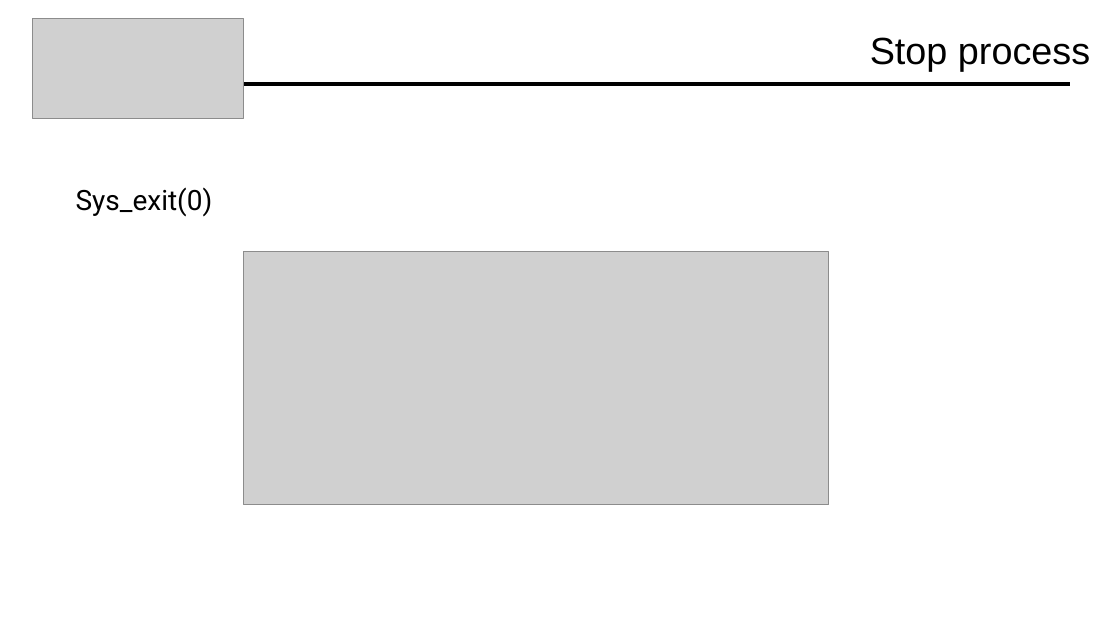
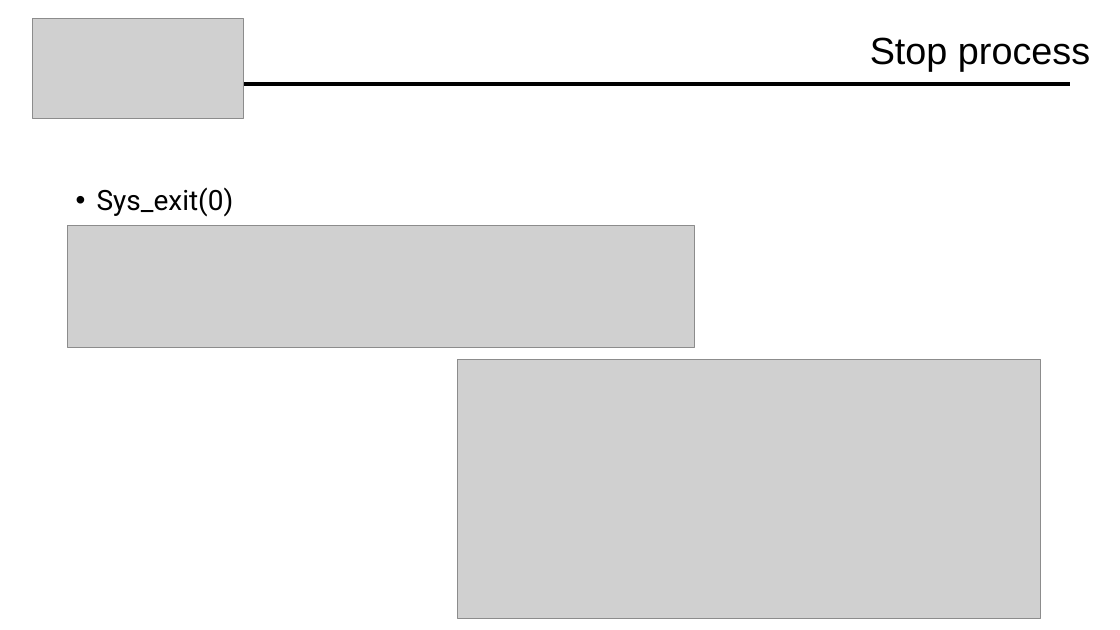
Before and after one commit to Davide619/OS161, a slide deck: slide 11 of Presentazione Progetto OS161.pptx. Drawn at 1120x630 pixels with LibreOffice and Linux fonts; fonts in the diff are those of the drawing; grey boxes stand for pictures. Boxes give left, top, right and bottom in pixels: in the first picture for what was removed or moved away, otherwise in the second. Text is boxed around its words. In the diff, an @@ line names an element or a change of style, - is before the commit and + after.

```diff
--- a/Presentazione Progetto OS161.pptx
+++ b/Presentazione Progetto OS161.pptx
@@ text "Sys_exit(0)" at (x1=97, y1=187, x2=234, y2=217): bullet none to • @@
@@ picture added at (x1=67, y1=226, x2=695, y2=347) @@
@@ picture removed at (x1=244, y1=252, x2=829, y2=505) @@
@@ picture added at (x1=457, y1=360, x2=1040, y2=618) @@
```
Also in this commit, not shown: 8 other slides changed, 2 slides added, 2 other files.
